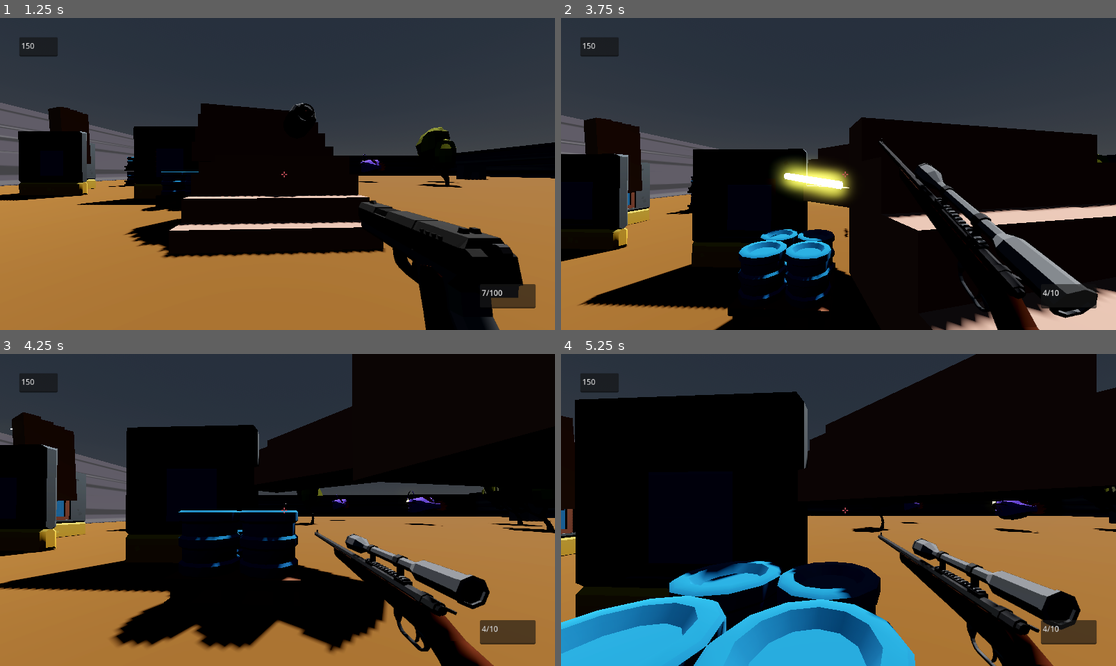
Above: before the commit, frames 1-4 (two rows, left to right).
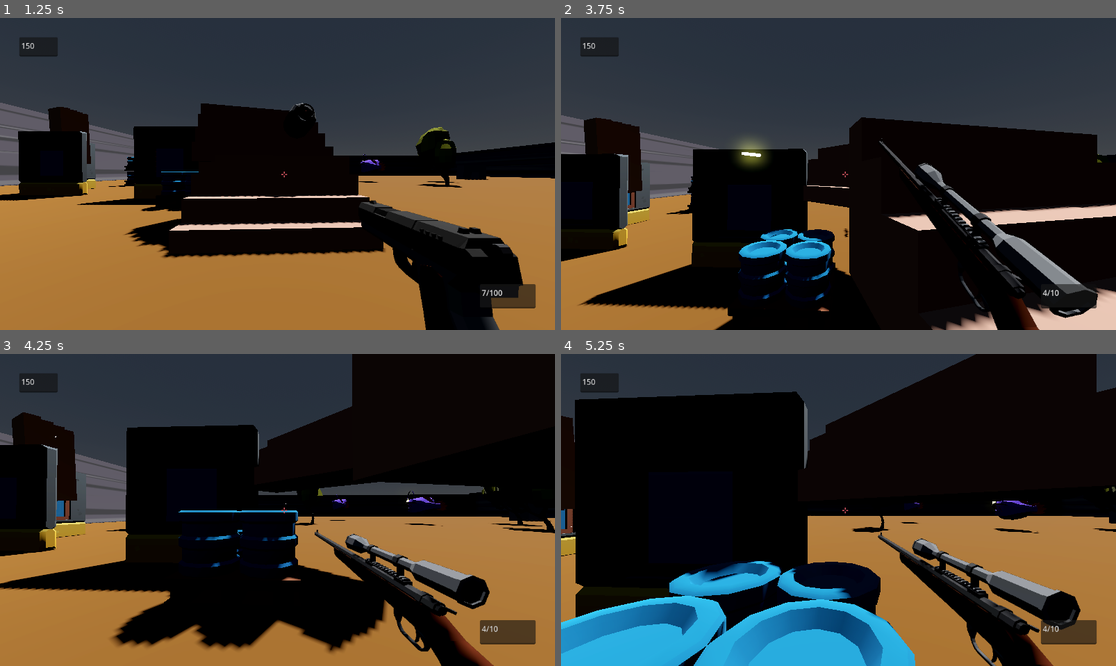
Above: after the commit, the same moments.

Repository: pixelcrust/godotfps
Game: Godot game, scene res://world.tscn
Same seed, same stepped clock (60 frames per second), same inputs: the game is played once before the commit and once after it.
Inputs (mouse positions are in pixels of both pictures, inside the frame that each line leads up to):
- Up to frame 1 (1.25 s): move the mouse to (271, 180) at 0.52 s; hold W (key_forward) from 0.53 s (still down); hold F (Interact) from 0.53 s (still down); tap Space (key_jump) at 0.77 s
- Up to frame 2 (3.75 s): move the mouse to (877, 177) at 1.27 s; release F (Interact) at 1.28 s; tap Ctrl (key_crouch) at 1.35 s; tap Space (key_jump) at 1.52, 3.02 s; move the mouse to (794, 170) at 2.02 s; tap Tab (key_next_weapon) at 2.1 s; move the mouse to (844, 174) at 2.77 s; release W (key_forward) at 2.78 s; hold A (key_left) 2.78-3.53 s; tap Shift (key_run) at 2.85 s; move the mouse to (816, 167) at 3.52 s; hold W (key_forward) from 3.53 s (still down); click (816, 167) at 3.6 s
- Up to frame 3 (4.25 s): keep holding W (key_forward); tap Space (key_jump) at 3.77 s
- Up to frame 4 (5.25 s): keep holding W (key_forward); move the mouse to (866, 510) at 4.27 s; tap F (Interact) at 4.35 s; tap Space (key_jump) at 4.52 s; move the mouse to (810, 510) at 5.02 s; hold Ctrl (key_crouch) from 5.03 s (still down)

Frame 1 is identical in both runs. In frame 2, 2.0% of the frame differs, in the area x 31-53%, y 38-60%; in frame 3, less than 0.1%; in frame 4, less than 0.1%.

Commit message:
fixxed explosion collision where  it only hits one

Diff:
--- a/Scenes/bullet.tscn
+++ b/Scenes/bullet.tscn
@@ -1,6 +1,6 @@
 [gd_scene load_steps=9 format=3 uid="uid://dwftv3k1yo0ik"]
 
-[ext_resource type="Script" path="res://bullet.gd" id="1_1urrn"]
+[ext_resource type="Script" path="res://Scripts/bullet.gd" id="1_1urrn"]
 [ext_resource type="AudioStream" uid="uid://chy8hsl0w22pe" path="res://gun.wav" id="2_5oqdg"]
 
 [sub_resource type="StandardMaterial3D" id="StandardMaterial3D_jxnks"]
--- a/Scenes/explosion.tscn
+++ b/Scenes/explosion.tscn
@@ -90,6 +90,6 @@
 draw_pass_1 = SubResource("SphereMesh_sd2aa")
 
 [node name="ShapeCast3D" type="ShapeCast3D" parent="."]
-transform = Transform3D(8, 0, 0, 0, 8, 0, 0, 0, 8, 0, 7.98845, 0)
+transform = Transform3D(8, 0, 0, 0, 8, 0, 0, 0, 8, 0, 0, 0)
 shape = SubResource("SphereShape3D_085ni")
 collision_mask = 2
--- a/Scenes/fish.tscn
+++ b/Scenes/fish.tscn
@@ -1,6 +1,6 @@
 [gd_scene load_steps=16 format=3 uid="uid://csmo3ugeusx1s"]
 
-[ext_resource type="Script" path="res://fish.gd" id="1_xcftq"]
+[ext_resource type="Script" path="res://Scripts/fish.gd" id="1_xcftq"]
 [ext_resource type="ArrayMesh" uid="uid://bjgu2ncjpalui" path="res://Models/Npc/Anglerfish.obj" id="2_6ua5i"]
 [ext_resource type="Script" path="res://Scripts/bodypart.gd" id="3_dmf8u"]
 
--- a/Scenes/gun.tscn
+++ b/Scenes/gun.tscn
@@ -1,6 +1,6 @@
 [gd_scene load_steps=16 format=3 uid="uid://brid1ads3hnl2"]
 
-[ext_resource type="Script" path="res://gun.gd" id="1_wbae3"]
+[ext_resource type="Script" path="res://Scripts/gun.gd" id="1_wbae3"]
 [ext_resource type="ArrayMesh" uid="uid://bvusfqurfcyjm" path="res://Models/Item/Pistol_1.obj" id="2_wtbyh"]
 [ext_resource type="PackedScene" uid="uid://chsas1jluft0x" path="res://Scenes/emitter_shell.tscn" id="3_woa2a"]
 [ext_resource type="AudioStream" uid="uid://chy8hsl0w22pe" path="res://gun.wav" id="4_ismwp"]
--- a/Scenes/medikit.tscn
+++ b/Scenes/medikit.tscn
@@ -1,8 +1,8 @@
 [gd_scene load_steps=10 format=3 uid="uid://dms1akyc4a36y"]
 
 [ext_resource type="ArrayMesh" uid="uid://cxooft7r2m5ar" path="res://Models/Item/FirstAidKit_Hard.obj" id="1_40n4i"]
-[ext_resource type="Script" path="res://Scenes/medikit.gd" id="1_877f1"]
-[ext_resource type="Script" path="res://Scenes/medikit_collision.gd" id="3_wm7fk"]
+[ext_resource type="Script" path="res://Scripts/medikit.gd" id="1_877f1"]
+[ext_resource type="Script" path="res://Scripts/medikit_collision.gd" id="3_wm7fk"]
 
 [sub_resource type="StandardMaterial3D" id="StandardMaterial3D_g3ncb"]
 albedo_color = Color(0, 0.341176, 0.341176, 1)
--- a/Scenes/player.tscn
+++ b/Scenes/player.tscn
@@ -1,6 +1,6 @@
 [gd_scene load_steps=12 format=3 uid="uid://dces3e55616v5"]
 
-[ext_resource type="Script" path="res://Player.gd" id="1_sfosh"]
+[ext_resource type="Script" path="res://Scripts/Player.gd" id="1_sfosh"]
 [ext_resource type="Texture2D" uid="uid://dqlynnw5748ta" path="res://crosshair.png" id="2_v71jm"]
 [ext_resource type="Script" path="res://Scripts/bodypart.gd" id="2_wfych"]
 [ext_resource type="Texture2D" uid="uid://d03pvpgtacada" path="res://Sprites/icons/marker_icon.png" id="4_jacde"]
--- a/propane_tank.tscn
+++ b/Scenes/propane_tank.tscn
@@ -1,6 +1,6 @@
 [gd_scene load_steps=11 format=3 uid="uid://dhunj16wsng6n"]
 
-[ext_resource type="Script" path="res://propane_tank.gd" id="1_dkd06"]
+[ext_resource type="Script" path="res://Scripts/propane_tank.gd" id="1_dkd06"]
 [ext_resource type="ArrayMesh" uid="uid://bv3v80qvoron5" path="res://Models/Item/PropaneTank.obj" id="1_t0cj5"]
 [ext_resource type="Script" path="res://Scripts/bodypart.gd" id="3_dckxd"]
 [ext_resource type="PackedScene" uid="uid://ctk8y3gtl1yj7" path="res://Scenes/explosion.tscn" id="3_jeavc"]
--- a/Scenes/shotgun.tscn
+++ b/Scenes/shotgun.tscn
@@ -1,6 +1,6 @@
 [gd_scene load_steps=14 format=3 uid="uid://w0e52nyh2nv7"]
 
-[ext_resource type="Script" path="res://shotgun.gd" id="1_06i30"]
+[ext_resource type="Script" path="res://Scripts/shotgun.gd" id="1_06i30"]
 [ext_resource type="ArrayMesh" uid="uid://bcnl4ay0xvw0" path="res://Models/Item/Shotgun_SawedOff.obj" id="2_dbqqk"]
 [ext_resource type="AudioStream" uid="uid://d3mn5xmo276dc" path="res://Models/Sounds/20 Gauge Single Isolated.wav" id="3_84dn5"]
 
--- a/Scripts/beartrap.gd
+++ b/Scripts/beartrap.gd
@@ -7,6 +7,7 @@
 
 @onready var interactiontime_open = 5
 @onready var interactiontime_close = 1
+const time_rooted = 2
 
 # Called when the node enters the scene tree for the first time.
 func _ready():
@@ -16,7 +17,7 @@
 func _process(delta):
 	if is_active and raycast.is_colliding():
 		if(raycast.get_collider().is_in_group("has_hp")):
-			raycast.get_collider().hit(dmg)
+			raycast.get_collider().hit(dmg,time_rooted)
 		use()
 
 func get_interaction_time():
--- a/Scripts/explosion.gd
+++ b/Scripts/explosion.gd
@@ -4,7 +4,7 @@
 @onready var sparks = $sparks
 @onready var flash = $flash
 @onready var smoke = $smoke
-@onready var damage = 50
+@onready var damage = 500
 @onready var collision_explosion = $ShapeCast3D
 @onready var time_rooted = 1
 
@@ -19,9 +19,11 @@
 		flash.set_emitting(true)
 		smoke.set_emitting(true)
 		var number_victims = collision_explosion.get_collision_count()
+		print(number_victims)
 		for n in number_victims:
 			var victim = collision_explosion.get_collider(n)
 			victim.hit(damage,time_rooted)
+			print(n)
 		idle = true
 
 
--- a/world.tscn
+++ b/world.tscn
@@ -11,7 +11,7 @@
 [ext_resource type="PackedScene" uid="uid://d3srmqybd7g8v" path="res://Scenes/test_level/test_palett.tscn" id="9_mnt0h"]
 [ext_resource type="PackedScene" uid="uid://dkq7ua57mcu8c" path="res://Scenes/test_level/test_wall.tscn" id="10_ula7m"]
 [ext_resource type="PackedScene" uid="uid://cr6ja57rxo2pm" path="res://Scenes/enemy_dummy.tscn" id="11_yb4fu"]
-[ext_resource type="PackedScene" uid="uid://dhunj16wsng6n" path="res://propane_tank.tscn" id="12_k60m2"]
+[ext_resource type="PackedScene" uid="uid://dhunj16wsng6n" path="res://Scenes/propane_tank.tscn" id="12_k60m2"]
 [ext_resource type="PackedScene" uid="uid://dms1akyc4a36y" path="res://Scenes/medikit.tscn" id="13_qy556"]
 
 [sub_resource type="ProceduralSkyMaterial" id="ProceduralSkyMaterial_q60k4"]
@@ -155,10 +155,19 @@
 transform = Transform3D(0.5, 0, 0, 0, 0.5, 0, 0, 0, 0.5, -28.4957, 0.971957, 27.3195)
 
 [node name="Node3D" parent="." instance=ExtResource("11_yb4fu")]
-transform = Transform3D(-0.982411, 0, 0.18673, 0, 1, 0, -0.18673, 0, -0.982411, -5.75391, 4.1886, 33.11)
+transform = Transform3D(-0.982411, 0, 0.18673, 0, 1, 0, -0.18673, 0, -0.982411, -7.08335, 4.1886, 33.11)
 
 [node name="propane_tank" parent="." instance=ExtResource("12_k60m2")]
 transform = Transform3D(0.4, 0, 0, 0, 0.4, 0, 0, 0, 0.4, -18.0156, 5.60119, 22.3881)
 
 [node name="Medikit" parent="." instance=ExtResource("13_qy556")]
 transform = Transform3D(0.12, 0, 0, 0, 1.43099e-09, 0.12, 0, -0.12, 1.43099e-09, -41.0838, 1.07299, 32.5584)
+
+[node name="Node3D2" parent="." instance=ExtResource("11_yb4fu")]
+transform = Transform3D(1, 0, 0, 0, 1, 0, 0, 0, 1, -3.44896, 3.41732, 31.9742)
+
+[node name="Node3D3" parent="." instance=ExtResource("11_yb4fu")]
+transform = Transform3D(1, 0, 0, 0, 1, 0, 0, 0, 1, -6.36775, 2.48125, 35.3876)
+
+[node name="propane_tank2" parent="." instance=ExtResource("12_k60m2")]
+transform = Transform3D(0.4, 0, 0, 0, 0.4, 0, 0, 0, 0.4, -5.00343, 5.331, 34.1705)
Renamed: Player.gd -> Scripts/Player.gd
Renamed: bullet.gd -> Scripts/bullet.gd
Renamed: fish.gd -> Scripts/fish.gd
Renamed: gun.gd -> Scripts/gun.gd
Renamed: Scenes/medikit.gd -> Scripts/medikit.gd
Renamed: Scenes/medikit_collision.gd -> Scripts/medikit_collision.gd
Renamed: propane_tank.gd -> Scripts/propane_tank.gd
Renamed: shotgun.gd -> Scripts/shotgun.gd
